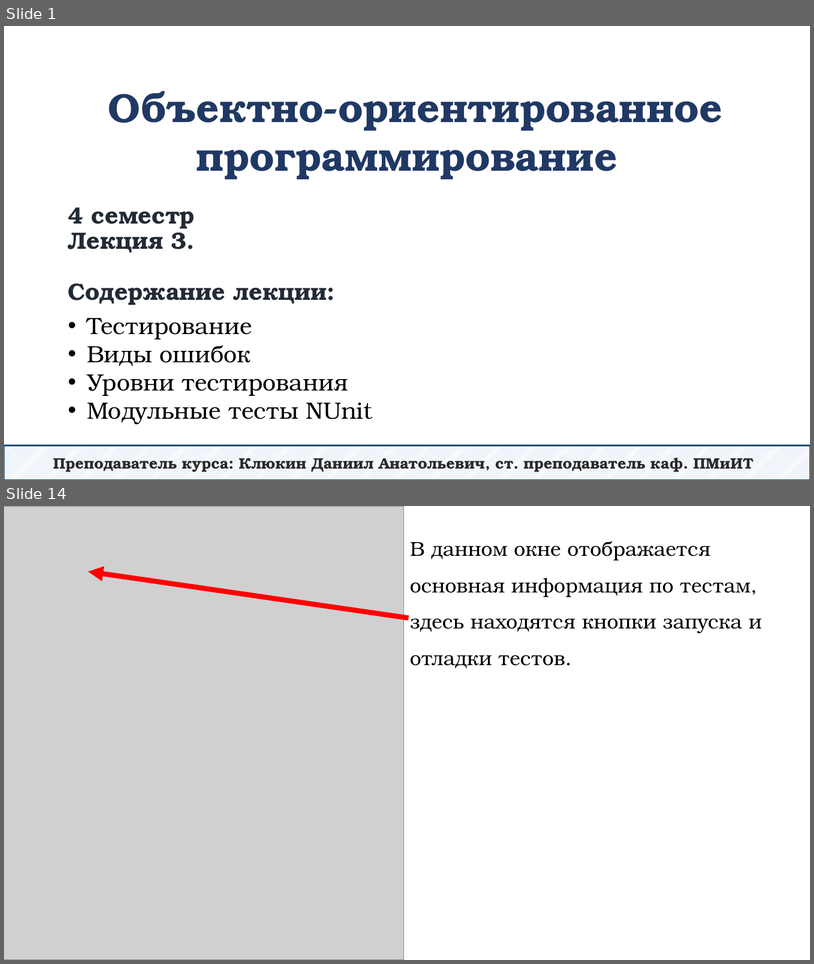
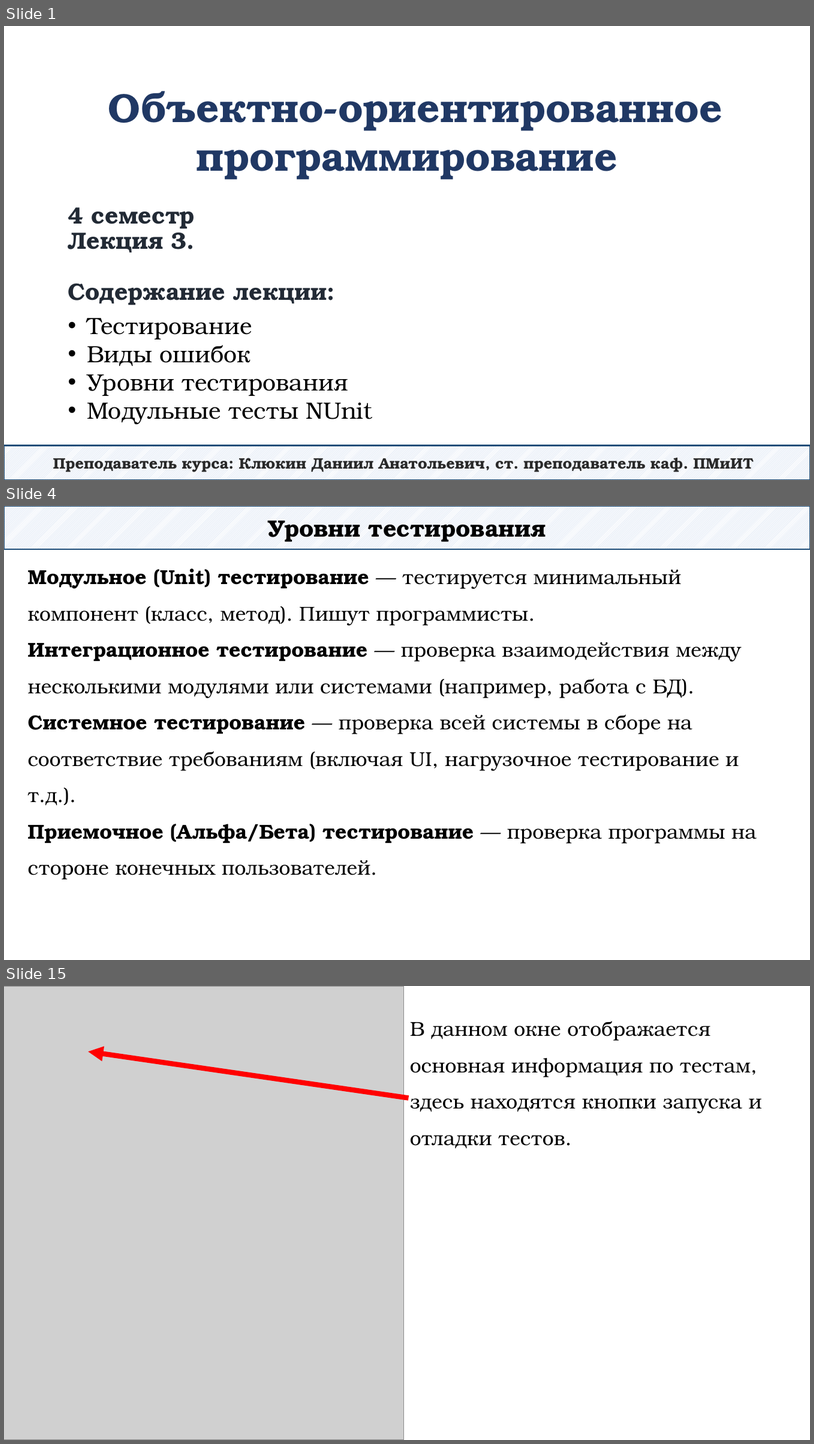
Before and after one commit to DaniilKlyukin/OOP-4, a slide deck: Лекции/ООП 1 лек 3.pptx. Shown one above the other, each under a label of ours: slides 1 and 14 before the commit, slides 1, 4 and 15 after it; the slides between them are not shown. The pictures are 814x964 and 814x1444 pixels, drawn with LibreOffice and Linux fonts; fonts in the diff are those of the drawing; grey boxes stand for pictures. Boxes give left, top, right and bottom in pixels: in the first picture for what was removed or moved away, otherwise in the second. Text is boxed around its words. In the diff, an @@ line names an element or a change of style, - is before the commit and + after.

```diff
--- a/Лекции/ООП 1 лек 3.pptx
+++ b/Лекции/ООП 1 лек 3.pptx
@@ slide 4 added at [4,506,810,960], background #FFFFFF @@
@@ rectangle added at [4,506,810,550], fill pattern #B4C7E7 on #FFFFFF, outline #1F4E79 1.25 pt, 28 pt, text #000000, bold @@
+Уровни тестирования
@@ text added at [28,568,757,879], 24 pt, text #000000 @@
+Модульное (Unit) тестирование — тестируется минимальный компонент (класс, метод). Пишут программисты.
+Интеграционное тестирование — проверка взаимодействия между несколькими модулями или системами (например, работа с БД).
+Системное тестирование — проверка всей системы в сборе на соответствие требованиям (включая UI, нагрузочное тестирование и т.д.).
+Приемочное (Альфа/Бета) тестирование — проверка программы на стороне конечных пользователей.
@@ what was slide 14 is now slide 15 @@
```
Also in this commit, not shown: 6 slides changed, 29 other slides added, 15 slides removed.
